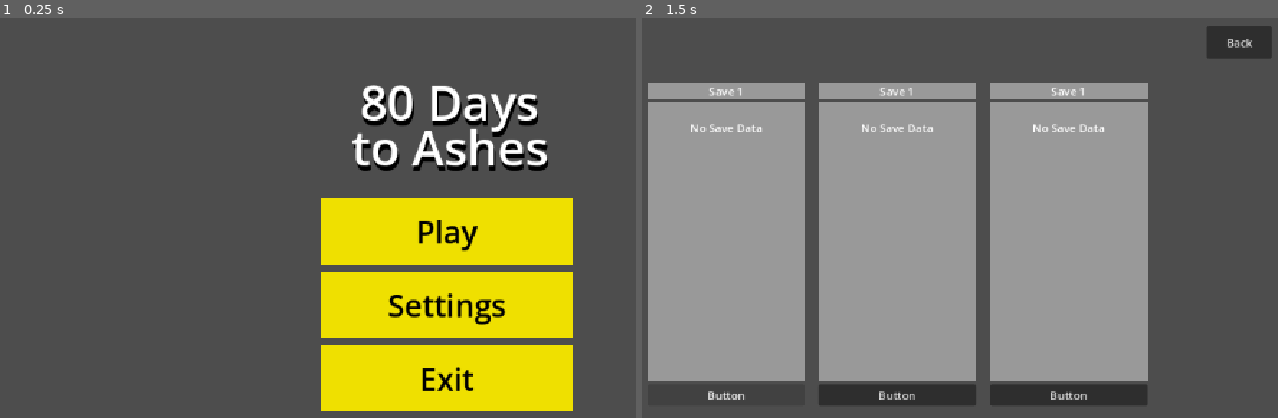
Above: before the commit, frames 1-2 (left to right).
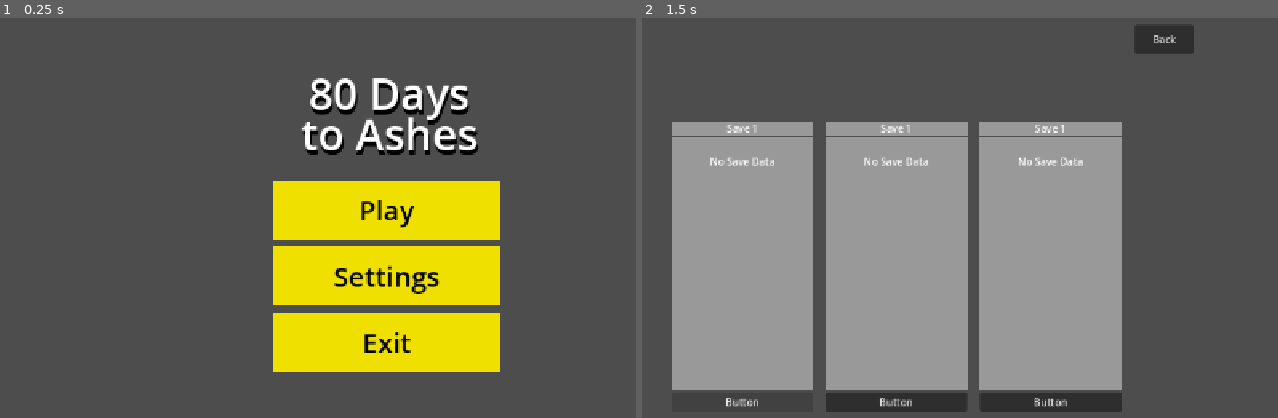
Above: after the commit, the same moments.

Repository: Akiostentar/80-Days-to-Ashes
Game: Godot game, scene res://Scenes/Main Menu.tscn
Same seed, same stepped clock (60 frames per second), same inputs: the game is played once before the commit and once after it.
Inputs:
- Up to frame 1 (0.25 s): no input
- Up to frame 2 (1.5 s): click "Play" at 0.5 s; click "Button" at 1.25 s

The runs differ from the first frame. In frame 1, 21% of the frame differs, in the area x 42-91%, y 15-99%; in frame 2, 21%.

Commit message:
feat: inital battle scene, player, enemy and battle UI

Diff:
--- /dev/null
+++ b/Scenes/BattleUI.tscn
@@ -0,0 +1,65 @@
+[gd_scene format=3 uid="uid://b4jddjl6komah"]
+
+[ext_resource type="Script" uid="uid://d2abtlti7nc4m" path="res://Scripts/battle_ui.gd" id="1_gl3jw"]
+
+[sub_resource type="PlaceholderTexture2D" id="PlaceholderTexture2D_qeq5k"]
+
+[node name="Battle UI" type="Control" unique_id=397725992]
+texture_filter = 1
+layout_mode = 3
+anchors_preset = 15
+anchor_right = 1.0
+anchor_bottom = 1.0
+grow_horizontal = 2
+grow_vertical = 2
+script = ExtResource("1_gl3jw")
+
+[node name="Buttons" type="VBoxContainer" parent="." unique_id=263720134]
+texture_filter = 1
+layout_mode = 1
+anchors_preset = -1
+anchor_right = 0.748
+anchor_bottom = 0.21700001
+offset_right = 0.5599365
+offset_bottom = -0.2400055
+grow_horizontal = 2
+
+[node name="HBoxContainer" type="HBoxContainer" parent="Buttons" unique_id=946987777]
+layout_mode = 2
+size_flags_vertical = 3
+
+[node name="Attack" type="Button" parent="Buttons/HBoxContainer" unique_id=2039991748]
+layout_mode = 2
+size_flags_horizontal = 3
+
+[node name="Action" type="Button" parent="Buttons/HBoxContainer" unique_id=1522666081]
+layout_mode = 2
+size_flags_horizontal = 3
+
+[node name="Items" type="Button" parent="Buttons/HBoxContainer" unique_id=2008339554]
+layout_mode = 2
+size_flags_horizontal = 3
+
+[node name="Run" type="Button" parent="Buttons/HBoxContainer" unique_id=1032483797]
+layout_mode = 2
+size_flags_horizontal = 3
+
+[node name="Menu" type="VBoxContainer" parent="." unique_id=748146107]
+texture_filter = 1
+layout_mode = 1
+anchors_preset = -1
+anchor_top = 0.21800001
+anchor_right = 1.0
+anchor_bottom = 1.0
+offset_top = 0.039993286
+grow_horizontal = 2
+
+[node name="TextureRect" type="TextureRect" parent="Menu" unique_id=718102146]
+layout_mode = 2
+size_flags_vertical = 3
+texture = SubResource("PlaceholderTexture2D_qeq5k")
+
+[connection signal="pressed" from="Buttons/HBoxContainer/Attack" to="." method="_on_attack_pressed"]
+[connection signal="pressed" from="Buttons/HBoxContainer/Action" to="." method="_on_action_pressed"]
+[connection signal="pressed" from="Buttons/HBoxContainer/Items" to="." method="_on_items_pressed"]
+[connection signal="pressed" from="Buttons/HBoxContainer/Run" to="." method="_on_run_pressed"]
--- /dev/null
+++ b/Scenes/Goblin.tscn
@@ -0,0 +1,21 @@
+[gd_scene format=3 uid="uid://bxq2jfjbeyu4c"]
+
+[ext_resource type="Script" uid="uid://dj06cw38e67ko" path="res://Scripts/goblin.gd" id="1_564fj"]
+[ext_resource type="Texture2D" uid="uid://dm47f72q5wi5i" path="res://icon.svg" id="2_wqigr"]
+
+[sub_resource type="SpriteFrames" id="SpriteFrames_qeq5k"]
+animations = [{
+"frames": [{
+"duration": 1.0,
+"texture": ExtResource("2_wqigr")
+}],
+"loop": 1,
+"name": &"default",
+"speed": 5.0
+}]
+
+[node name="Goblin" type="CharacterBody2D" unique_id=1652504916]
+script = ExtResource("1_564fj")
+
+[node name="Sprite2D" type="AnimatedSprite2D" parent="." unique_id=1235116263]
+sprite_frames = SubResource("SpriteFrames_qeq5k")
--- /dev/null
+++ b/Scenes/Player.tscn
@@ -0,0 +1,11 @@
+[gd_scene format=3 uid="uid://c0gkatg2ko3jo"]
+
+[ext_resource type="Script" uid="uid://db4jbcndm7xwu" path="res://Scripts/player.gd" id="1_kyqiw"]
+[ext_resource type="Texture2D" uid="uid://dm47f72q5wi5i" path="res://icon.svg" id="1_rpqav"]
+
+[node name="Player" type="CharacterBody2D" unique_id=422262428]
+script = ExtResource("1_kyqiw")
+
+[node name="Sprite2D" type="Sprite2D" parent="." unique_id=1470833685]
+scale = Vector2(1.625, 2.125)
+texture = ExtResource("1_rpqav")
--- /dev/null
+++ b/Scenes/enemy_encounter.tscn
@@ -0,0 +1,51 @@
+[gd_scene format=3 uid="uid://cv4wcakr4pii8"]
+
+[ext_resource type="Texture2D" uid="uid://cai11l2wesi1a" path="res://Assets/enemybg placeholder.jpg" id="1_lhx5r"]
+[ext_resource type="PackedScene" uid="uid://bxq2jfjbeyu4c" path="res://Scenes/Goblin.tscn" id="2_k8f17"]
+[ext_resource type="PackedScene" uid="uid://c0gkatg2ko3jo" path="res://Scenes/Player.tscn" id="3_mr7g5"]
+[ext_resource type="PackedScene" uid="uid://b4jddjl6komah" path="res://Scenes/BattleUI.tscn" id="4_mr7g5"]
+
+[sub_resource type="PlaceholderTexture2D" id="PlaceholderTexture2D_qeq5k"]
+
+[node name="Enemy Encounter" type="Node2D" unique_id=901872966]
+
+[node name="Sprite2D" type="Sprite2D" parent="." unique_id=1459453531]
+position = Vector2(639.74994, 360.00006)
+scale = Vector2(1280.4999, 720.00006)
+texture = SubResource("PlaceholderTexture2D_qeq5k")
+
+[node name="EnemybgPlaceholder" type="Sprite2D" parent="." unique_id=1776270866]
+position = Vector2(620, 355)
+scale = Vector2(2.2213593, 2.1726193)
+texture = ExtResource("1_lhx5r")
+
+[node name="Enemy placement" type="Node2D" parent="." unique_id=953059396]
+position = Vector2(77.49997, 0)
+
+[node name="Goblin" parent="Enemy placement" unique_id=1652504916 instance=ExtResource("2_k8f17")]
+position = Vector2(285.50003, 309)
+
+[node name="Goblin2" parent="Enemy placement" unique_id=2052828049 instance=ExtResource("2_k8f17")]
+position = Vector2(520.5, 378)
+
+[node name="Goblin3" parent="Enemy placement" unique_id=1431211288 instance=ExtResource("2_k8f17")]
+position = Vector2(762.5, 383)
+
+[node name="Goblin4" parent="Enemy placement" unique_id=1174804006 instance=ExtResource("2_k8f17")]
+position = Vector2(966.5, 310)
+
+[node name="Player" parent="." unique_id=422262428 instance=ExtResource("3_mr7g5")]
+position = Vector2(387, 585)
+
+[node name="UI" type="CanvasLayer" parent="Player" unique_id=298991704]
+
+[node name="BattleUI" parent="Player/UI" unique_id=709128698 instance=ExtResource("4_mr7g5")]
+anchors_preset = -1
+anchor_left = 0.57000005
+anchor_top = 0.68500006
+anchor_right = 0.90300006
+anchor_bottom = 0.76000005
+offset_left = 0.39990234
+offset_top = -0.20004272
+offset_right = 35.159912
+offset_bottom = 175.79999
--- /dev/null
+++ b/Scripts/battle_ui.gd
@@ -0,0 +1,15 @@
+extends Control
+
+func _on_attack_pressed() -> void:
+	print("Attack")
+
+func _on_action_pressed() -> void:
+	print("Action")
+
+
+func _on_items_pressed() -> void:
+	print("Items")
+
+
+func _on_run_pressed() -> void:
+	print("Run")
--- /dev/null
+++ b/Scripts/goblin.gd
@@ -0,0 +1,7 @@
+extends CharacterBody2D
+
+@export var health: int = 35
+@export var damage: int = 10
+@export var actspeed: int = 5
+@export var moveset: Dictionary
+@export var description: String
--- /dev/null
+++ b/Scripts/player.gd
@@ -0,0 +1,7 @@
+extends CharacterBody2D
+
+@export var max_hp: int = 100
+@export var strength: int = 5
+@export var actspeed: int = 5
+
+@export var level: int
--- a/project.godot
+++ b/project.godot
@@ -17,6 +17,8 @@
 
 [display]
 
+window/size/viewport_width=1280
+window/size/viewport_height=720
 window/stretch/mode="canvas_items"
 window/stretch/aspect="expand"
 
Binary file added: Assets/Item__00.png
Not shown, added: Assets/Item__00.png.import
Binary file added: Assets/enemybg placeholder.jpg
Not shown, added: Assets/enemybg placeholder.jpg.import
Not shown, added: Scripts/battle_ui.gd.uid
Not shown, added: Scripts/goblin.gd.uid
Not shown, added: Scripts/player.gd.uid
